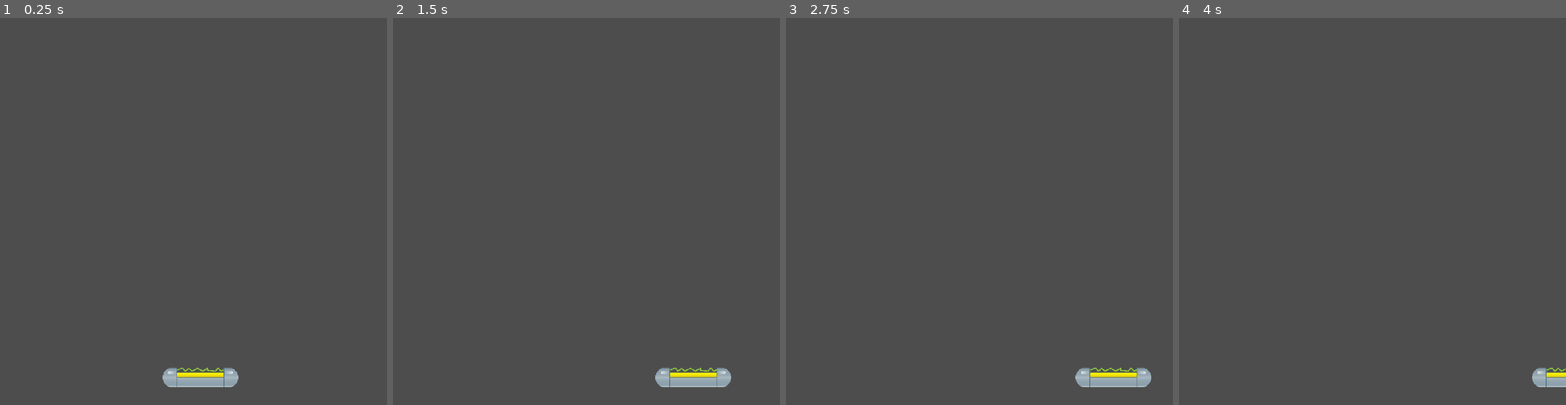
Above: before the commit, frames 1-4 (left to right).
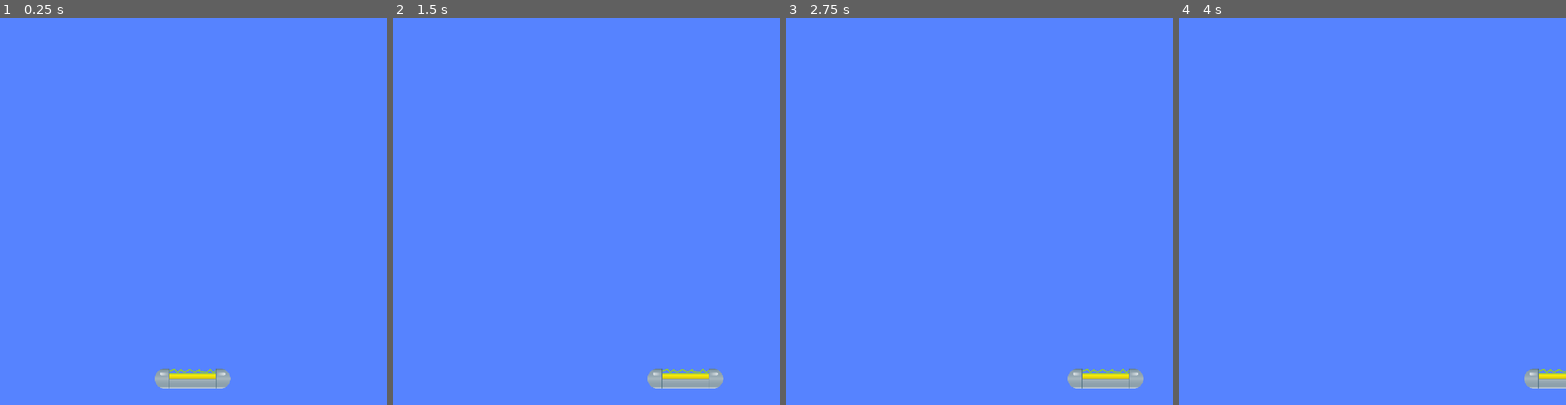
Above: after the commit, the same moments.

Repository: masonnh/brick-breaker
Game: Godot game, scene res://game.tscn
Two runs of this game, one before a commit and one after it. Both use one fixed random seed, a clock stepped at 60 frames per second and the inputs below.
Inputs:
- Up to frame 1 (0.25 s): no input
- Up to frame 2 (1.5 s): tap Enter at 0.5 s; hold Right (ui_right) 0.53-1.28 s; hold Left (ui_left) from 1.28 s (still down)
- Up to frame 3 (2.75 s): release Left (ui_left) at 2.03 s; hold Right (ui_right) from 2.03 s (still down)
- Up to frame 4 (4 s): release Right (ui_right) at 3.53 s; hold Left (ui_left) from 3.53 s (still down)

The runs differ from the first frame. In frame 1, 100% of the frame differs, in the area x 0-100%, y 0-100%; in frame 2, 100%; in frame 3, 100%; in frame 4, 100%.

Commit message:
game background

Diff:
--- a/game.tscn
+++ b/game.tscn
@@ -4,5 +4,13 @@
 
 [node name="Game" type="Node2D" unique_id=1443152786]
 
+[node name="CanvasLayer" type="CanvasLayer" parent="." unique_id=275722116]
+layer = -100
+
+[node name="ColorRect" type="ColorRect" parent="CanvasLayer" unique_id=447971090]
+offset_right = 1298.0
+offset_bottom = 1303.0
+color = Color(0.3375893, 0.5123952, 1, 1)
+
 [node name="Paddle" parent="." unique_id=87617237 instance=ExtResource("1_80nbo")]
-position = Vector2(663, 1189)
+position = Vector2(637, 1193)
